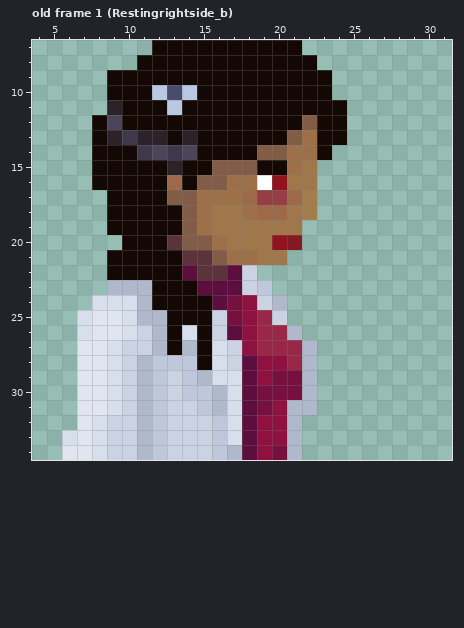
Pixel-art file, stored at Assets/Art/Sprites/Enemies/Enemy_Researcher_sprite.aseprite. This is how it looked before the edit.
32x71 pixels, 32 frames. Colours within 5 levels of each other are drawn and written as one. Shown: old frame 1 (Restingrightside_b): x 4..31, y 7..34. The commit also changed other frames or places, which this record leaves out.
After:
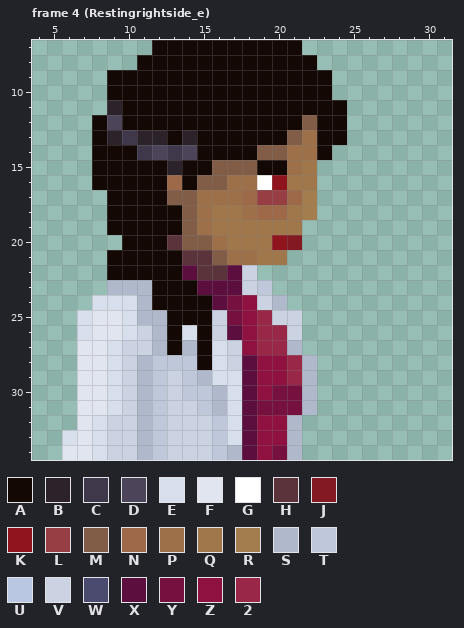
Palette (. is transparent): A #130804  B #2b222a  C #3f384a  D #4c4458  E #d7deec  F #e0e5f0  G #ffffff  H #5b343b  J #831921  K #90141e  L #973e45  M #815c47  N #9e6949  P #9e7049  Q #a0764b  R #a37d4e  S #b0b9cc  T #bfc8da  U #b9c7e3  V #cbd3e3  W #4b4b6f  X #5c0f3e  Y #75103f  Z #8e113f  2 #992848
A new or re-ordered frame is compared with the old frame closest to it.
Edits made:
frames re-ordered
--- frame 4 (Restingrightside_e) against old frame 1 (Restingrightside_b), layers "frontarm", "Headnsholders"
@@ x 10..16 @@
  9 AAAAAAA
-10 AAUWUAA
-11 AAAUAAA
+10 AAAAAAA
+11 AAAAAAA
 12 AAAAAAA
@@ x 17..24 @@
 24 YZVS....
-25 YZ2V....
-26 XZ22S...
-27 VZ222S..
+25 YZ2VV...
+26 XZ22V...
+27 VZ22S...
 28 VXZZ2S..
-29 EXZYYS..
-30 EXYYYS..
-31 EXYZSS..
+29 EXZZ2S..
+30 EXZYYS..
+31 EXYYYS..
 32 EXZZS...
Changed places in both pictures, as pixel boxes (x1, y1, x2, y2):
changed: (152, 85, 197, 115)
changed: (257, 310, 317, 415)
